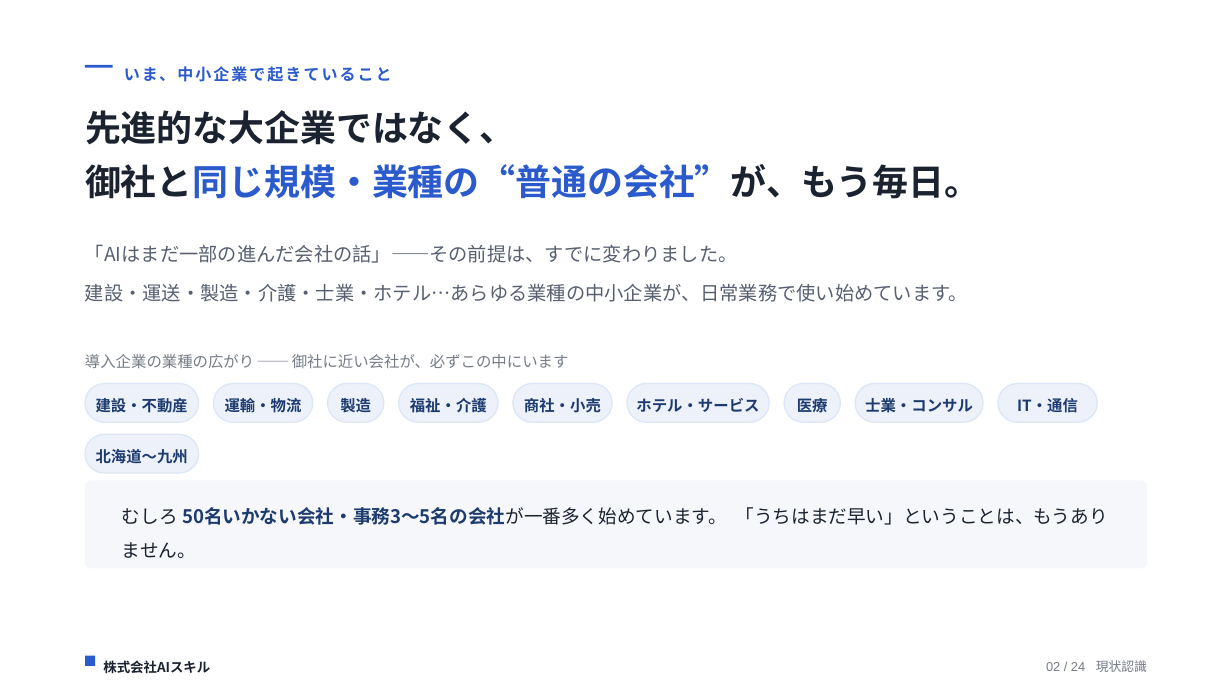
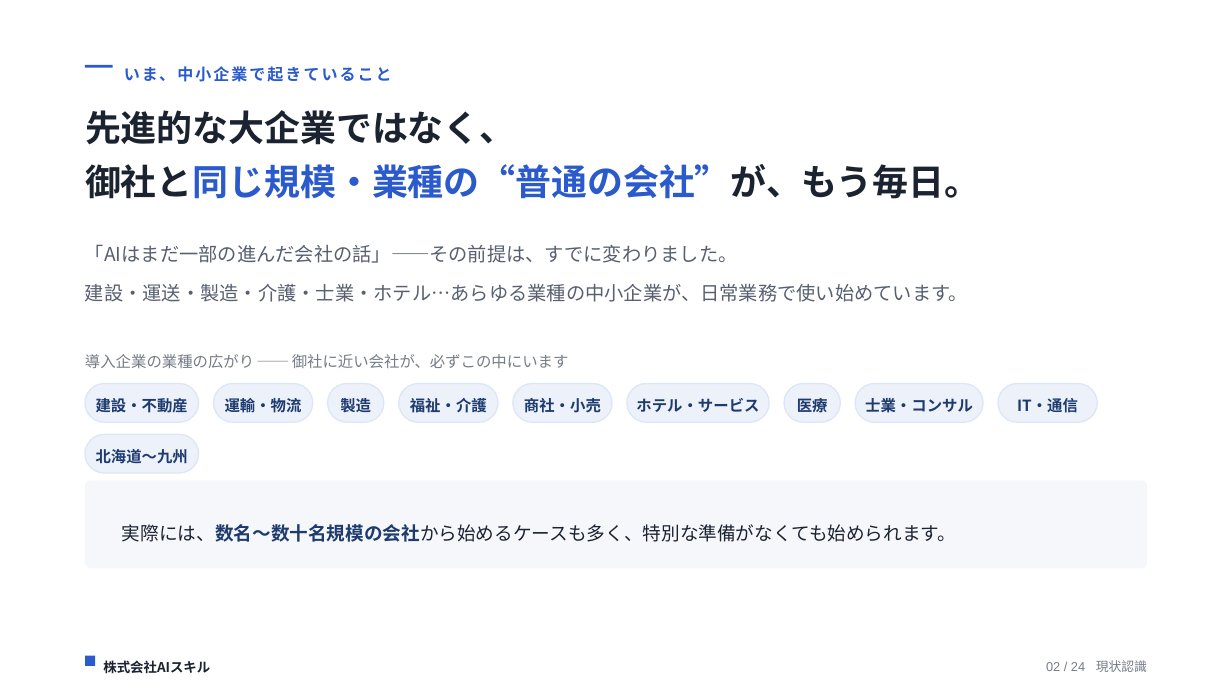
Before and after one commit to kkawano5-ui/website-redesign-machine-, a slide deck: slide 2 of proposal/ai-training-proposal-sme.pptx. Drawn at 1232x693 pixels with LibreOffice and Linux fonts; fonts in the diff are those of the drawing. Boxes give left, top, right and bottom in pixels: in the first picture for what was removed or moved away, otherwise in the second. Text is boxed around its words. In the diff, an @@ line names an element or a change of style, - is before the commit and + after.

```diff
--- a/proposal/ai-training-proposal-sme.pptx
+++ b/proposal/ai-training-proposal-sme.pptx
@@ text at [122, 524, 956, 542]: text changed @@
-むしろ 50名いかない会社・事務3〜5名の会社が一番多く始めています。 「うちはまだ早い」ということは、もうありません。
+実際には、数名〜数十名規模の会社から始めるケースも多く、特別な準備がなくても始められます。
```
Also in this commit, not shown: 1 other slide changed, 1 other file.
